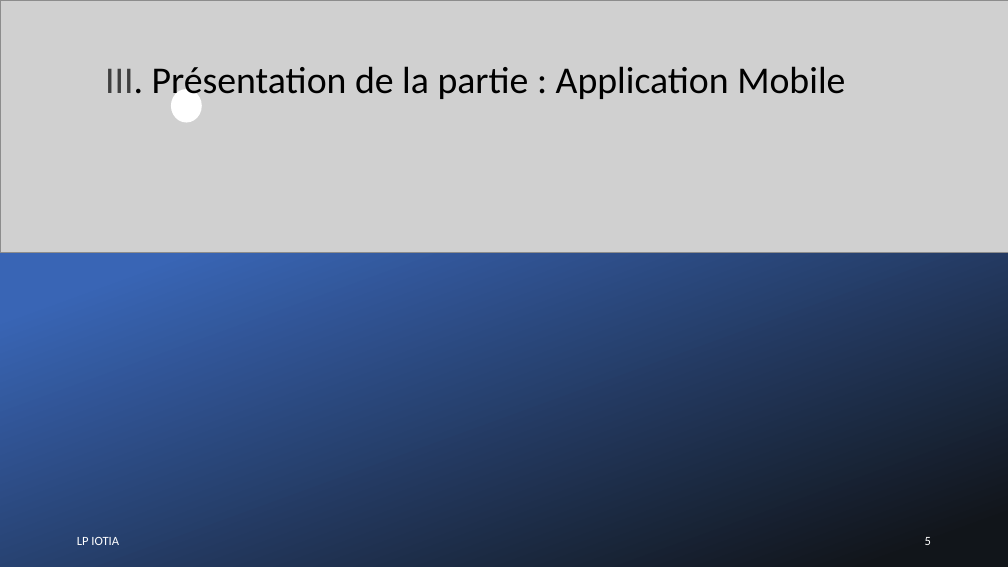
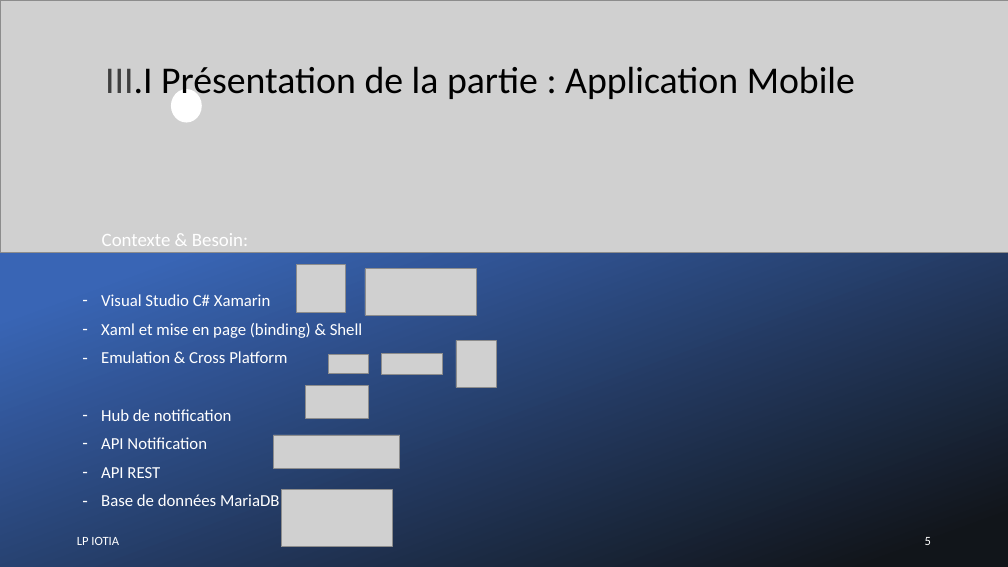
Before and after one commit to LENSAlex/ProjetIotia, a slide deck: slide 5 of Diapo_commun/PresentationCommune.pptx. Drawn at 1008x567 pixels with LibreOffice and Linux fonts; fonts in the diff are those of the drawing; grey boxes stand for pictures. Boxes give left, top, right and bottom in pixels: in the first picture for what was removed or moved away, otherwise in the second. Text is boxed around its words. In the diff, an @@ line names an element or a change of style, - is before the commit and + after.

```diff
--- a/Diapo_commun/PresentationCommune.pptx
+++ b/Diapo_commun/PresentationCommune.pptx
@@ title at box(105, 66, 855, 102): text changed @@
-III. Présentation de la partie : Application Mobile
+III.I Présentation de la partie : Application Mobile
@@ text added at box(102, 233, 248, 246), 18 pt, text #FFFFFF @@
+Contexte & Besoin:
@@ picture added at box(296, 265, 346, 312) @@
@@ picture added at box(365, 269, 476, 315) @@
@@ text added at box(101, 294, 362, 506), 16 pt, text #FFFFFF @@
+– Visual Studio C# Xamarin
+– Xaml et mise en page (binding) & Shell
+– Emulation & Cross Platform
+– Hub de notification
+– API Notification
+– API REST
+– Base de données MariaDB
@@ picture added at box(328, 354, 368, 374) @@
@@ picture added at box(381, 353, 442, 374) @@
@@ picture added at box(456, 340, 496, 387) @@
@@ picture added at box(306, 385, 368, 418) @@
@@ picture added at box(274, 435, 400, 468) @@
@@ picture added at box(281, 490, 392, 547) @@
```
Also in this commit, not shown: 1 slide added.
